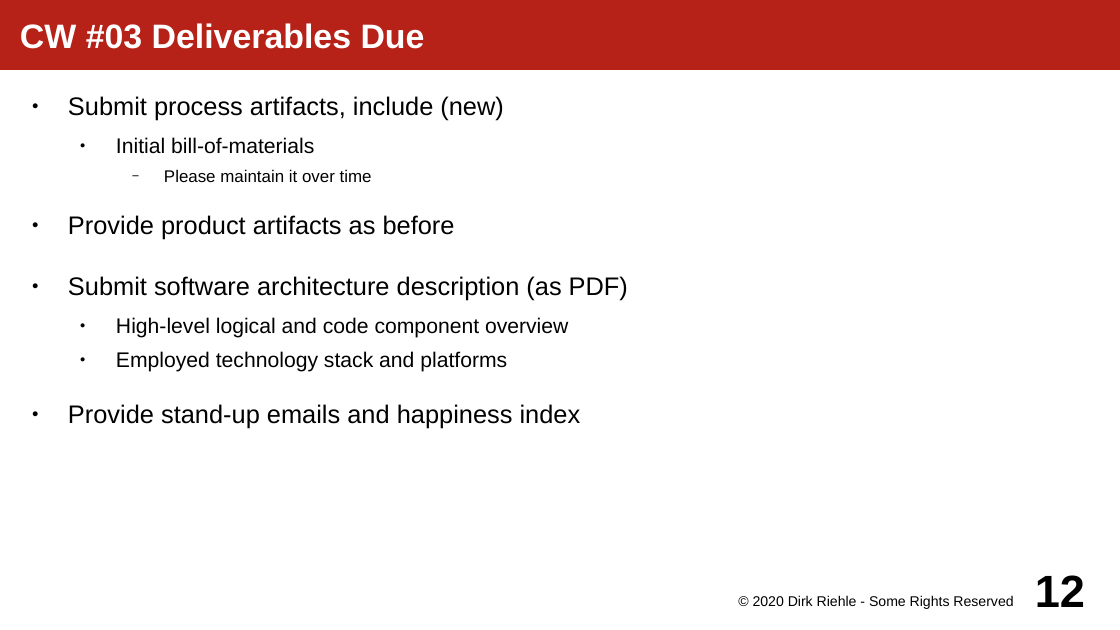
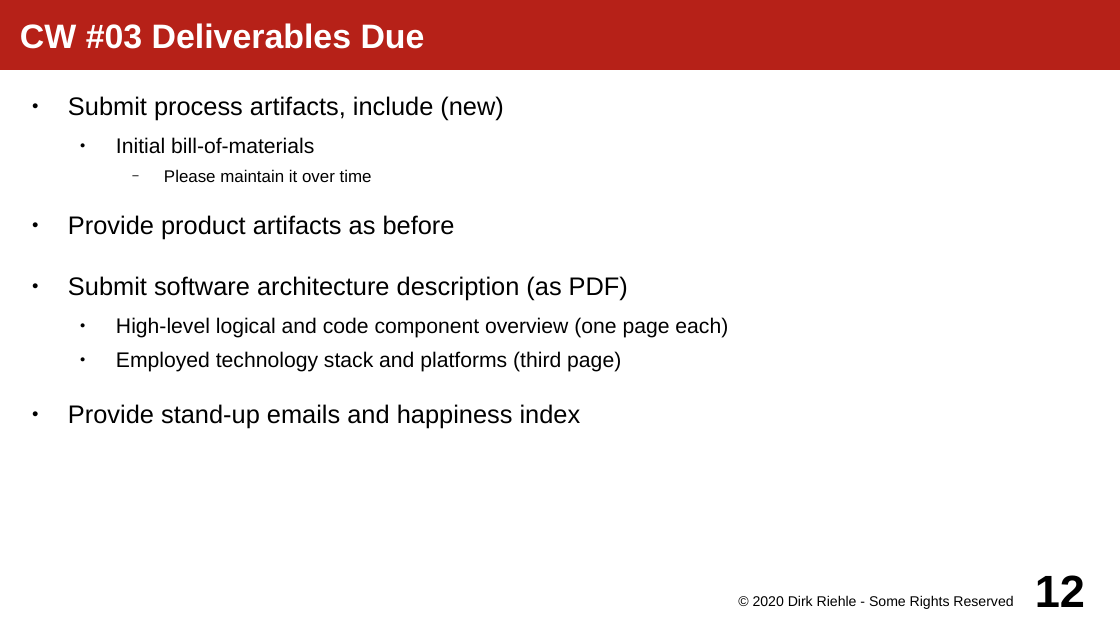
Before and after one commit to dirkriehle/amos-course, a slide deck: slide 12 of Lecture slides/AMOS A02 - Course Schedule.odp. Drawn at 1120x630 pixels with LibreOffice and Linux fonts; fonts in the diff are those of the drawing. Boxes give left, top, right and bottom in pixels: in the first picture for what was removed or moved away, otherwise in the second. Text is boxed around its words. In the diff, an @@ line names an element or a change of style, - is before the commit and + after.

```diff
--- a/Lecture slides/AMOS A02 - Course Schedule.odp
+++ b/Lecture slides/AMOS A02 - Course Schedule.odp
@@ text at (116, 317, 728, 372): text changed @@
-  ● High-level logical and code component overview
-  ● Employed technology stack and platforms
+  ● High-level logical and code component overview (one page each)
+  ● Employed technology stack and platforms (third page)
```
Also in this commit, not shown: 6 other slides changed, 4 other files.
